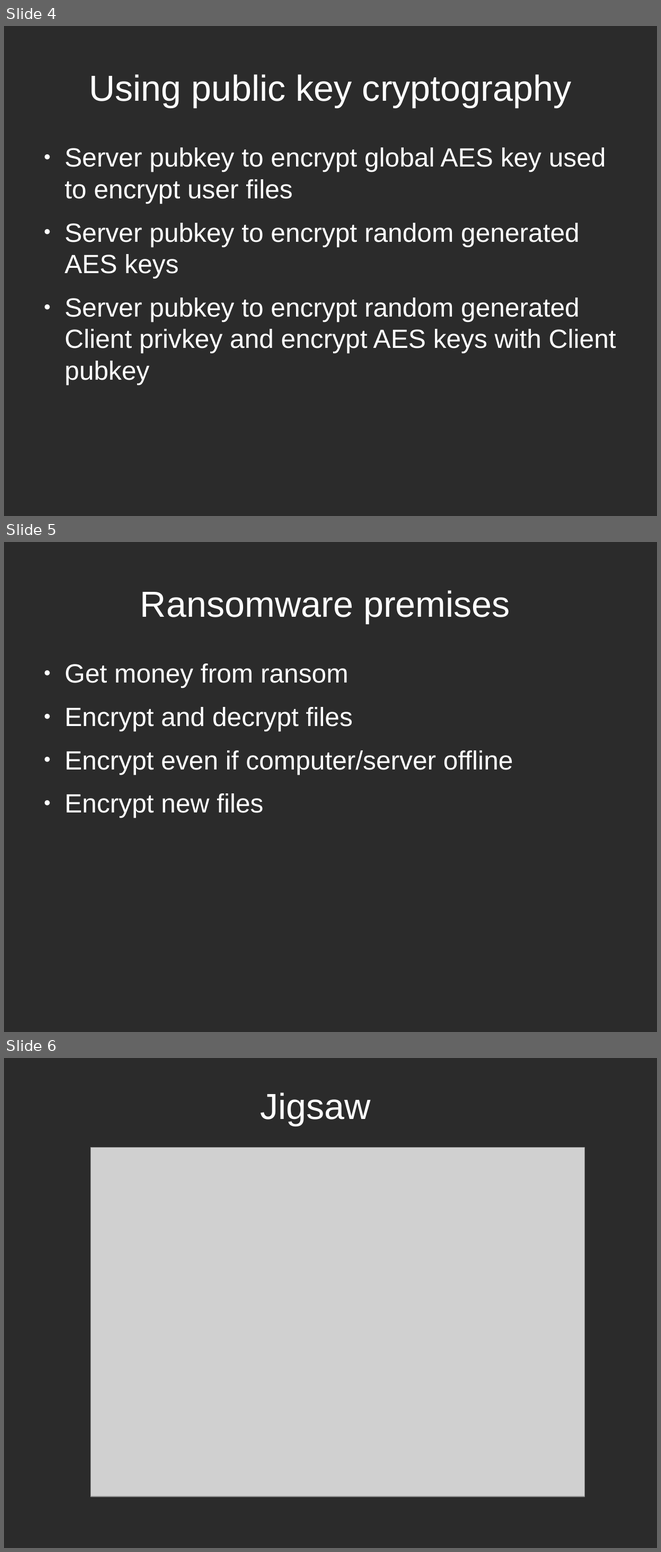
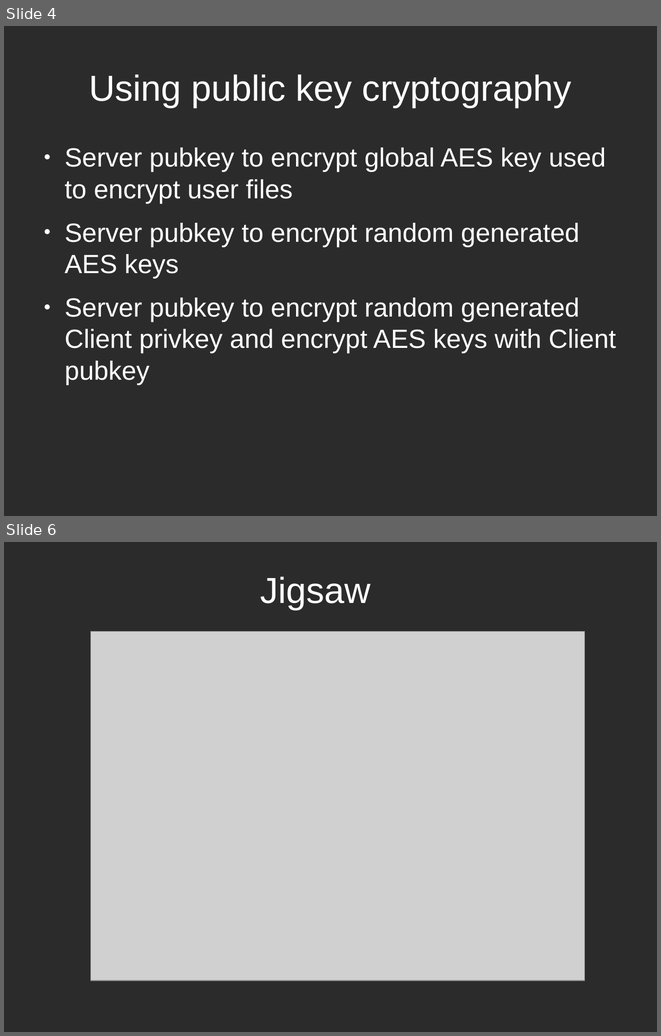
Before and after one commit to tarcisio-marinho/GonnaCry, a slide deck: Python/talk/na_beira_do_rio.odp. Shown one above the other, each under a label of ours: slides 4, 5 and 6 before the commit, slides 4 and 6 after it; the slides between them are not shown. The pictures are 661x1552 and 661x1036 pixels, drawn with LibreOffice and Linux fonts; fonts in the diff are those of the drawing; grey boxes stand for pictures; background and template pictures are left out; a plain dark background stands for a picture behind light text. Boxes give left, top, right and bottom in pixels: in the first picture for what was removed or moved away, otherwise in the second. Text is boxed around its words. In the diff, an @@ line names an element or a change of style, - is before the commit and + after.

```diff
--- a/Python/talk/na_beira_do_rio.odp
+++ b/Python/talk/na_beira_do_rio.odp
@@ slide 5 removed at (x1=4, y1=542, x2=657, y2=1032), background picture (left out) @@
@@ title removed at (x1=140, y1=590, x2=510, y2=623) @@
-Ransomware premises
@@ text removed at (x1=64, y1=663, x2=513, y2=818) @@
-● Get money from ransom
-● Encrypt and decrypt files
-● Encrypt even if computer/server offline
-● Encrypt new files
```
Also in this commit, not shown: 1 slide changed, 1 slide added, 5 other files.
